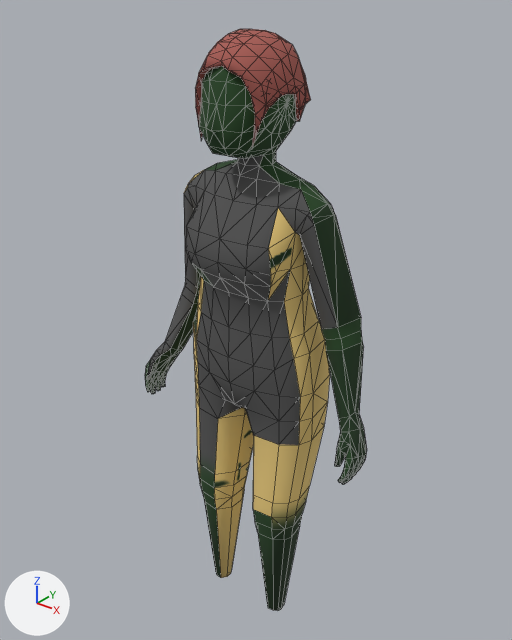
An edit to the FBX model Blender/Models/Chars/Viva.fbx, drawn before and after from the same camera.
Before and after are seen from a camera (50 mm lens) standing at (1.225, -1.488, 2.021) and looking at (-0.035, 0.087, 1.044). Arrows for +X, +Y and +Z are at lower left; the lights stay in place. Mesh edges are drawn as thin lines. Where no turn or scale is listed for an object, it has been applied to the vertices.

Objects in the first picture: 'FemHair', 'Viva'.
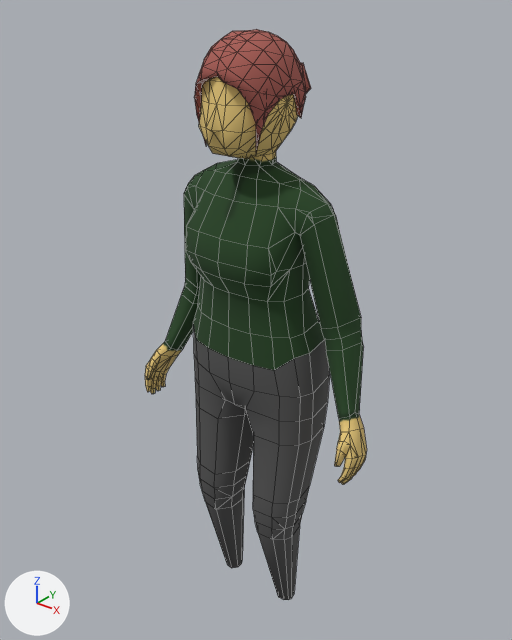
Where the newer file only moved an object's origin or applied its transform, the numbers keep the older frame.

The change, as a diff of the scene's bpy script:
```diff
--- a/Blender/Models/Chars/Viva.fbx.py
+++ b/Blender/Models/Chars/Viva.fbx.py
@@ me_plane_001 @@
 me_plane_001.from_pydata(...)  # 166 vertices, 309 faces; spans x -0.128..0.129, y -0.138..0.223, z -0.326..-0.051
 # used by ob_femhair; location = (-0.001, 0.023, 1.949)
+# me_plane_001 part 1: the whole mesh is multiplied about its middle by the matrix ((1.0, 0.009, 0.003), (-0.008, 0.985, -0.174), (-0.004, 0.174, 0.985)), then moved by (0.001, -0.008, 0.005)
 me_plane_001.materials.append(mat_vivahair)
@@ me_sphere_002 @@
 # used by ob_viva; location = (0.0, 0.0, 0.0)
-me_sphere_002.from_pydata(...)  # 636 vertices, 1162 faces; spans x -0.42..0.42, y -0.14..0.24, z -0.01..1.87
+me_sphere_002.from_pydata(...)  # 636 vertices, 838 faces; spans x -0.42..0.42, y -0.14..0.24, z -0.01..1.87
+# me_sphere_002 part 2: 16 vertices moved from x -0.15..0.15, y -0.03..0.03, z -0.01..0.0 to x -0.15..0.15, y 0.04..0.09, z -0.01..0.0; 2 vertices removed from x -0.11..0.11, y -0.03, z -0.01; 2 vertices added at x -0.11..0.11, y 0.09, z -0.01
+# me_sphere_002 part 3: 498 kept faces spanning x -0.42..0.42, y -0.14..0.23, z -0.01..1.87 get new texture (UV) coordinates
 me_sphere_002.materials.append(mat_vivabody)
```

What differs and where, as boxes [x1, y1, x2, y2] in the pictures (512 x 640 px; the box of a moved part takes in the faces that stretch with it):
'Viva', reshaped: before [145, 66, 367, 611]; after [145, 77, 367, 600]
'FemHair', reshaped: before [195, 29, 311, 147]; after [194, 29, 311, 153]
part 2 of me_sphere_002, moved or reshaped: before [203, 493, 300, 611]; after [206, 493, 300, 600]
part 3 of me_sphere_002, surface changed: [149, 77, 366, 540] in both
